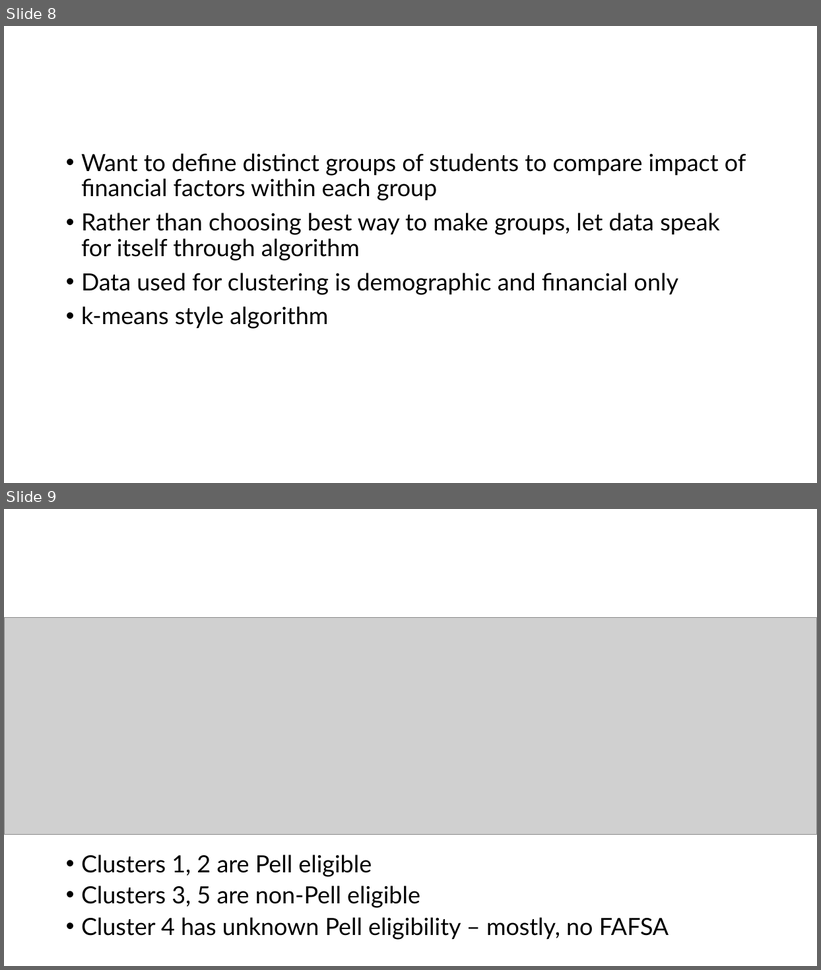
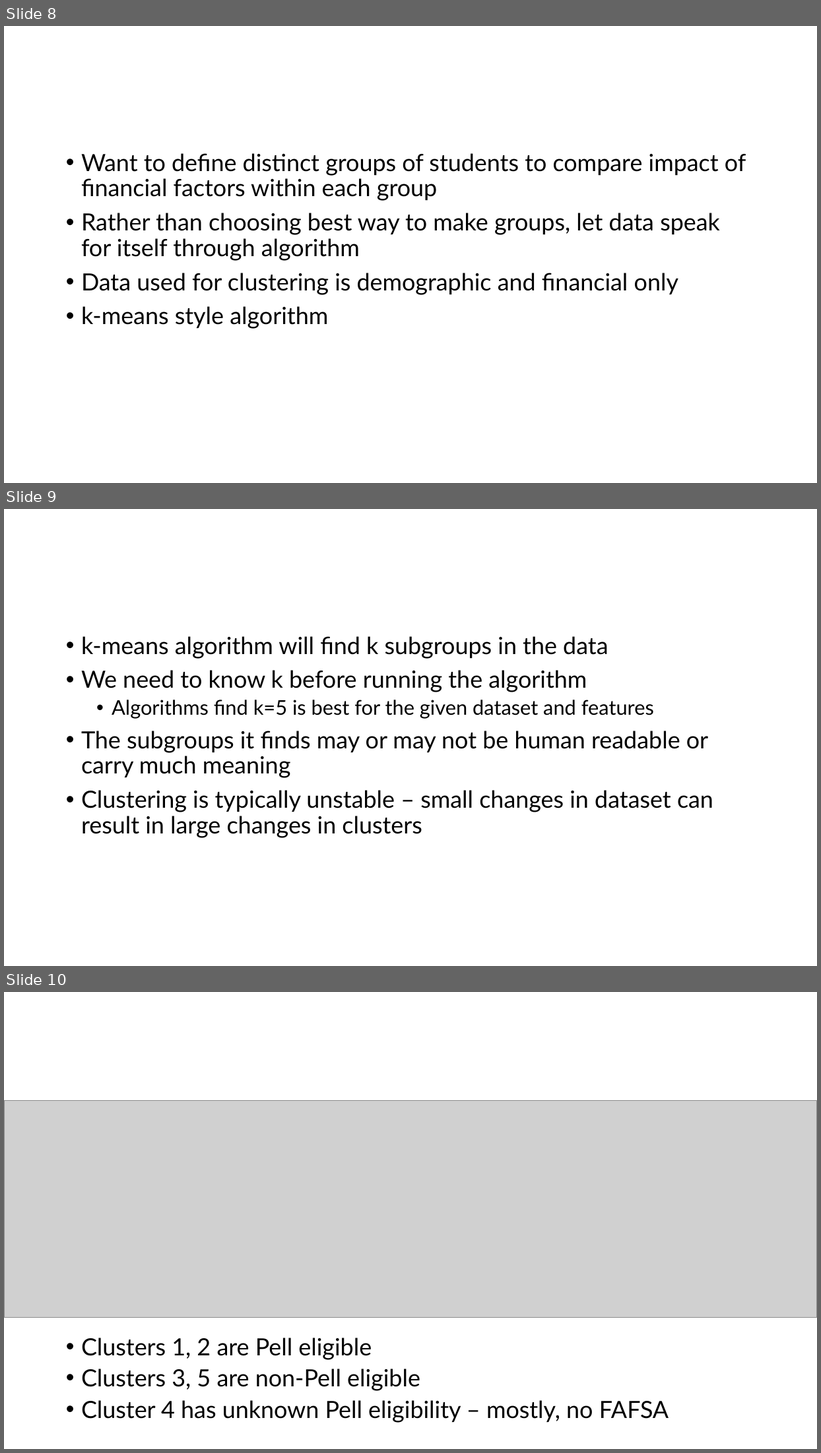
Before and after one commit to faxmachine19/SSTEM-Towson, a slide deck: OLearyMA-RUMESlides.pptx. Shown one above the other, each under a label of ours: slides 8 and 9 before the commit, slides 8, 9 and 10 after it. The pictures are 821x970 and 821x1453 pixels, drawn with LibreOffice and Linux fonts; fonts in the diff are those of the drawing; grey boxes stand for pictures; background and template pictures are left out. Boxes give left, top, right and bottom in pixels: in the first picture for what was removed or moved away, otherwise in the second. Text is boxed around its words. In the diff, an @@ line names an element or a change of style, - is before the commit and + after.

```diff
--- a/OLearyMA-RUMESlides.pptx
+++ b/OLearyMA-RUMESlides.pptx
@@ slide 9 added at (x1=4, y1=509, x2=817, y2=966), background picture (left out) @@
@@ title added at (x1=60, y1=512, x2=700, y2=601), 40 pt, text #FFFFFF @@
+Clusters - details
@@ text added at (x1=81, y1=636, x2=714, y2=838), 28 pt, text #000000 @@
+• k-means algorithm will find k subgroups in the data
+• We need to know k before running the algorithm
+  • Algorithms find k=5 is best for the given dataset and features
+• The subgroups it finds may or may not be human readable or carry much meaning
+• Clustering is typically unstable – small changes in dataset can result in large changes in clusters
@@ what was slide 9 is now slide 10 @@
```
Also in this commit, not shown: 2 slides changed.
